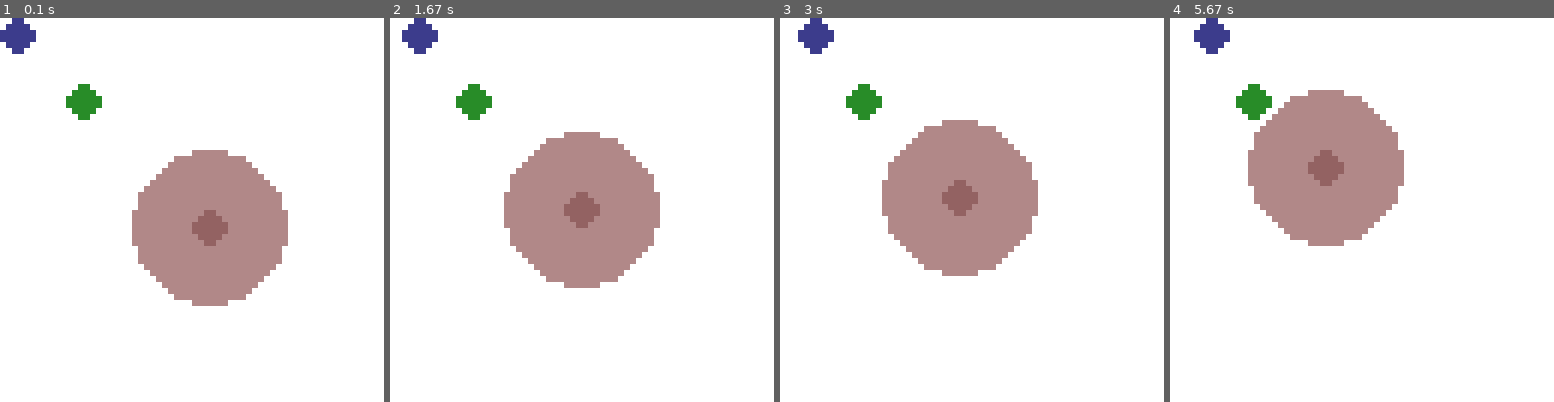
Above: before the commit, frames 1-4 (left to right).
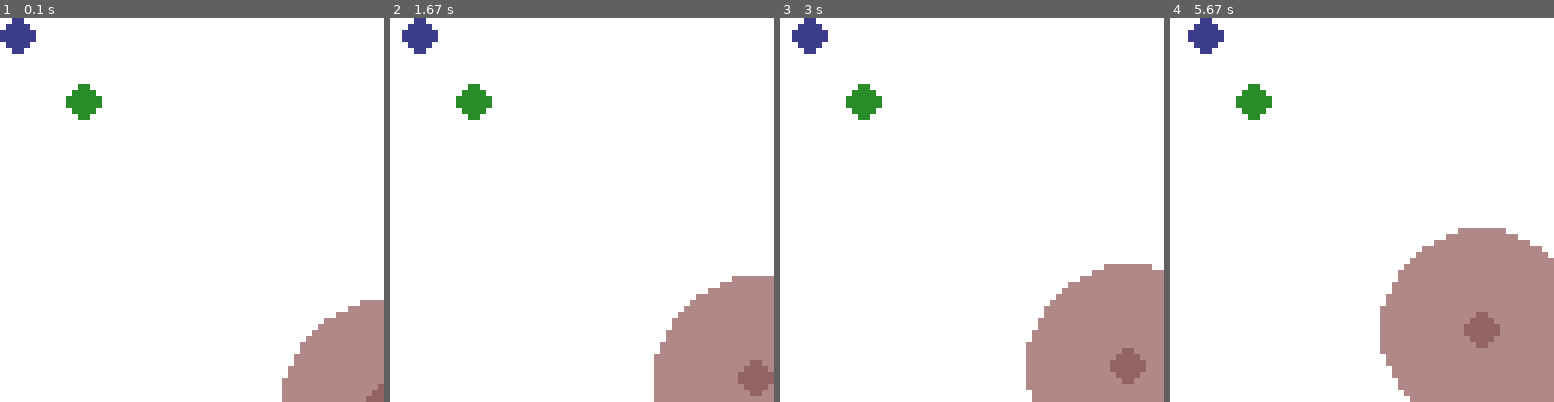
Above: after the commit, the same moments.

Repository: ntasfi/PyGame-Learning-Environment
Game: pygame game, started from PLE/examples/puckworld.py
Same seed, same stepped clock (60 frames per second), same inputs: the game is played once before the commit and once after it.
Inputs:
- Up to frame 1 (0.1 s): no input
- Up to frame 2 (1.67 s): hold D 0.33-0.8 s; hold W 0.83-1.13 s; hold D 1.17-1.63 s
- Up to frame 3 (3 s): hold A 1.67-2.2 s
- Up to frame 4 (5.67 s): no input

The runs differ from the first frame. In frame 1, 18% of the frame differs, in the area x 34-100%, y 34-100%; in frame 2, 21%; in frame 3, 24%; in frame 4, 31%, in the area x 4-100%, y 0-100%.

Commit message:
Added .swp to gitignore. Removed velocity for PuckCreep. Removed boundary checks for PuckCreep. Adjusted movement speed of PuckCreep in waterworld.

Diff:
--- a/PLE/examples/creepCommon/primatives.py
+++ b/PLE/examples/creepCommon/primatives.py
@@ -50,40 +50,13 @@
                 0
         )
 
-        self.vel = vec2d((0,0))
         self.image = image
         self.rect = self.image.get_rect()
         self.rect.center = pos_init
 
     def update(self, ndx, ndy, time_elapsed):
-        self.vel.x += ndx * self.attr['speed'] * time_elapsed
-        self.vel.y += ndy * self.attr['speed'] * time_elapsed
-
-        self.vel.x = self.vel.x*0.5
-        self.vel.y = self.vel.y*0.5
-
-        self.pos.x += self.vel.x
-        self.pos.y += self.vel.y
-
-        if self.pos.x < self.attr["radius_outer"]:
-            self.pos.x = self.attr["radius_outer"]
-            self.vel.x = 0
-            self.vel.y = 0
-
-        if self.pos.x > self.SCREEN_WIDTH-(self.attr["radius_outer"]):
-            self.pos.x = self.SCREEN_WIDTH-(self.attr["radius_outer"])
-            self.vel.x = 0
-            self.vel.y = 0
-
-        if self.pos.y < self.attr["radius_outer"]:
-            self.pos.y = self.attr["radius_outer"]
-            self.vel.x = 0
-            self.vel.y = 0
-
-        if self.pos.y > self.SCREEN_HEIGHT-(self.attr["radius_outer"]):
-            self.pos.y = self.SCREEN_HEIGHT-(self.attr["radius_outer"])
-            self.vel.x = 0
-            self.vel.y = 0
+        self.pos.x += ndx * self.attr['speed'] * time_elapsed
+        self.pos.y += ndy * self.attr['speed'] * time_elapsed
 
         self.rect.center = (self.pos.x, self.pos.y)
 
@@ -184,6 +157,8 @@
 
         pygame.sprite.Sprite.__init__(self)
 
+        self.bounce_force = -0.5 #decays
+
         self.SCREEN_WIDTH = SCREEN_WIDTH
         self.SCREEN_HEIGHT = SCREEN_HEIGHT
 
@@ -215,30 +190,24 @@
         self.pos.x += self.vel.x
         self.pos.y += self.vel.y
 
-        if self.pos.x < 0.0:
-            self.pos.x = 0.0
-
-        if self.pos.y < 0.0:
-            self.pos.y = 0.0
-
         if self.pos.x < self.radius:
             self.pos.x = self.radius
-            self.vel.x = 0
-            self.vel.y = 0
+            self.vel.x *= self.bounce_force
+            #self.vel.y *= -0.5
 
         if self.pos.x > self.SCREEN_WIDTH-(self.radius):
             self.pos.x = self.SCREEN_WIDTH-(self.radius)
-            self.vel.x = 0
-            self.vel.y = 0
+            self.vel.x *= self.bounce_force
+            #self.vel.y *= -0.5
 
         if self.pos.y < self.radius:
             self.pos.y = self.radius
-            self.vel.x = 0
-            self.vel.y = 0
+            self.vel.x *= self.bounce_force
+            #self.vel.y *= -0.5
 
         if self.pos.y > self.SCREEN_HEIGHT-(self.radius):
             self.pos.y = self.SCREEN_HEIGHT-(self.radius)
-            self.vel.x = 0
-            self.vel.y = 0
+            #self.vel.x *= bounce_force
+            self.vel.y *= self.bounce_force
 
         self.rect.center = (self.pos.x, self.pos.y)
--- a/PLE/examples/puckworld.py
+++ b/PLE/examples/puckworld.py
@@ -9,7 +9,7 @@
 class PuckWorld(object):
 
     def __init__(self,
-        creep_speed=0.0025,
+        creep_speed=0.003,
         agent_speed=0.009):
 
         actions = {
@@ -30,9 +30,9 @@
 
         self.CREEP_BAD = {
             "radius_center": 3,
-            "radius_outer": 13,
-            "color_center": (110, 45, 45, 1.0),
-            "color_outer": (150, 95, 95, 0.5),
+            "radius_outer": 17,
+            "color_center": (110, 45, 45),
+            "color_outer": (150, 95, 95),
             "speed": creep_speed
         }
 
